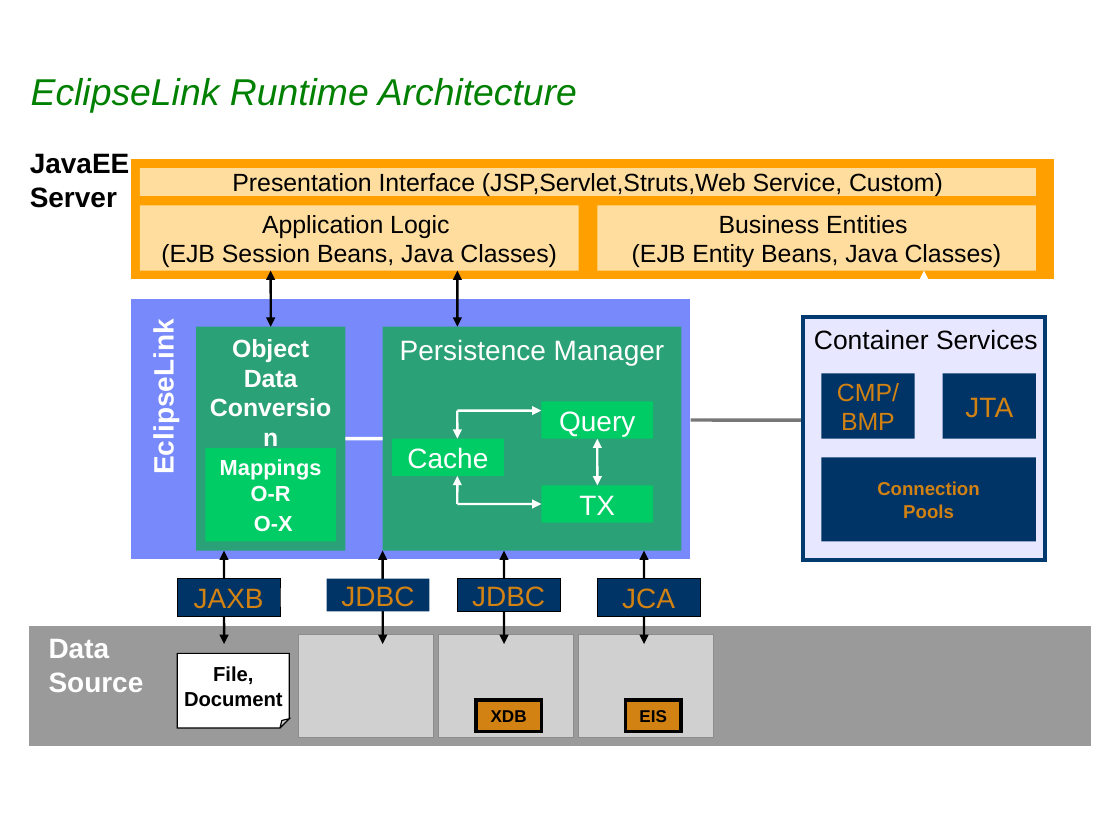
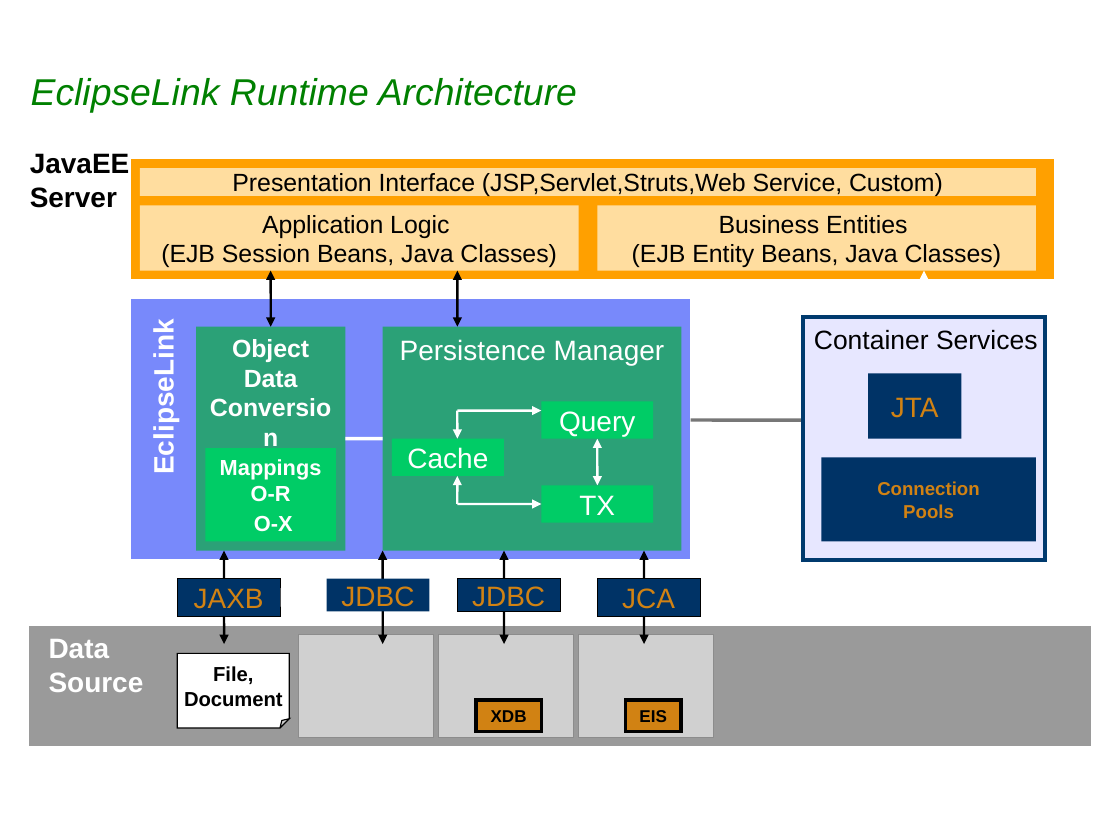
Before and after one commit to sabineheider/incubator, a slide deck: slide 2 of summit-2010/Architecture-orm.ppt. Drawn at 1120x840 pixels with LibreOffice and Linux fonts; fonts in the diff are those of the drawing; grey boxes stand for pictures; background and template pictures are left out. Boxes give left, top, right and bottom in pixels: in the first picture for what was removed or moved away, otherwise in the second. Text is boxed around its words. In the diff, an @@ line names an element or a change of style, - is before the commit and + after.

```diff
--- a/summit-2010/Architecture-orm.ppt
+++ b/summit-2010/Architecture-orm.ppt
@@ rectangle removed at (821,373,914,438) @@
-CMP/BMP
@@ rectangle "JTA": place and size @@
-rectangle "JTA" at (943,373,1036,438)
+rectangle "JTA" at (868,373,961,438)
```
Also in this commit, not shown: 3 other slides changed.
